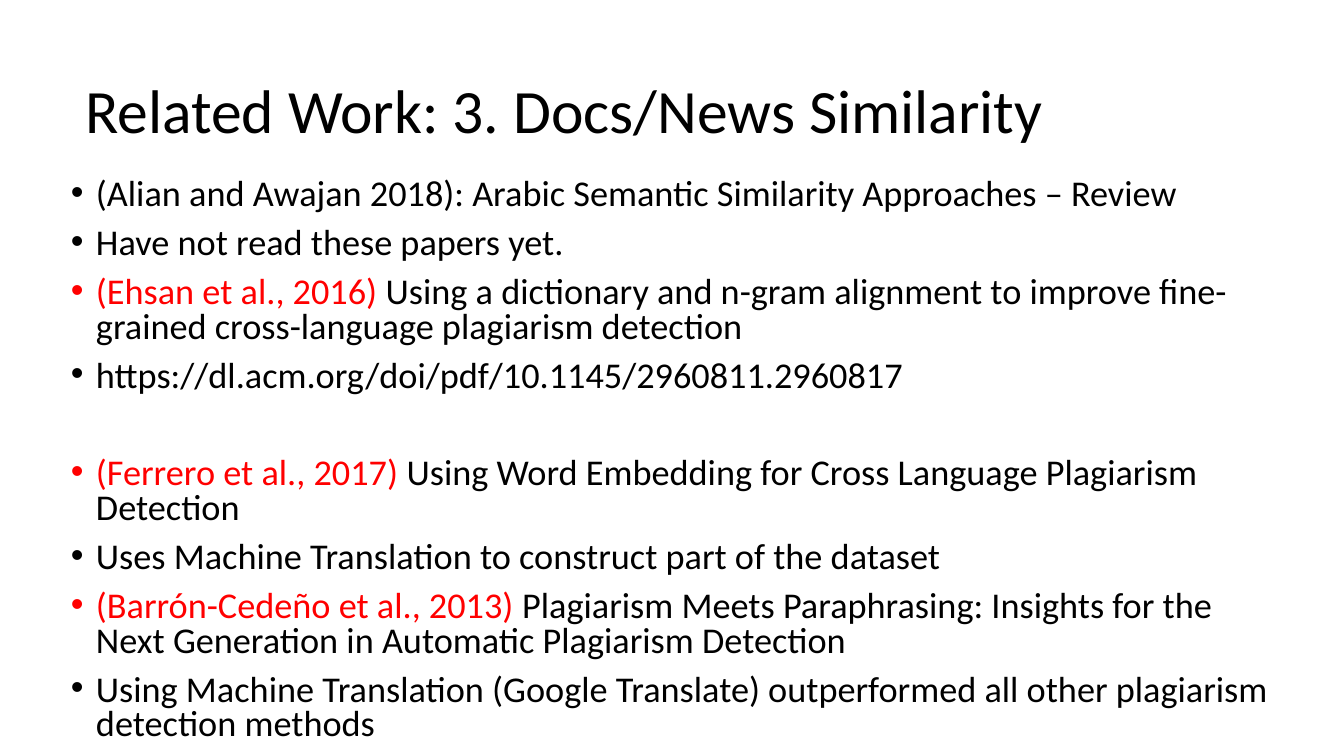
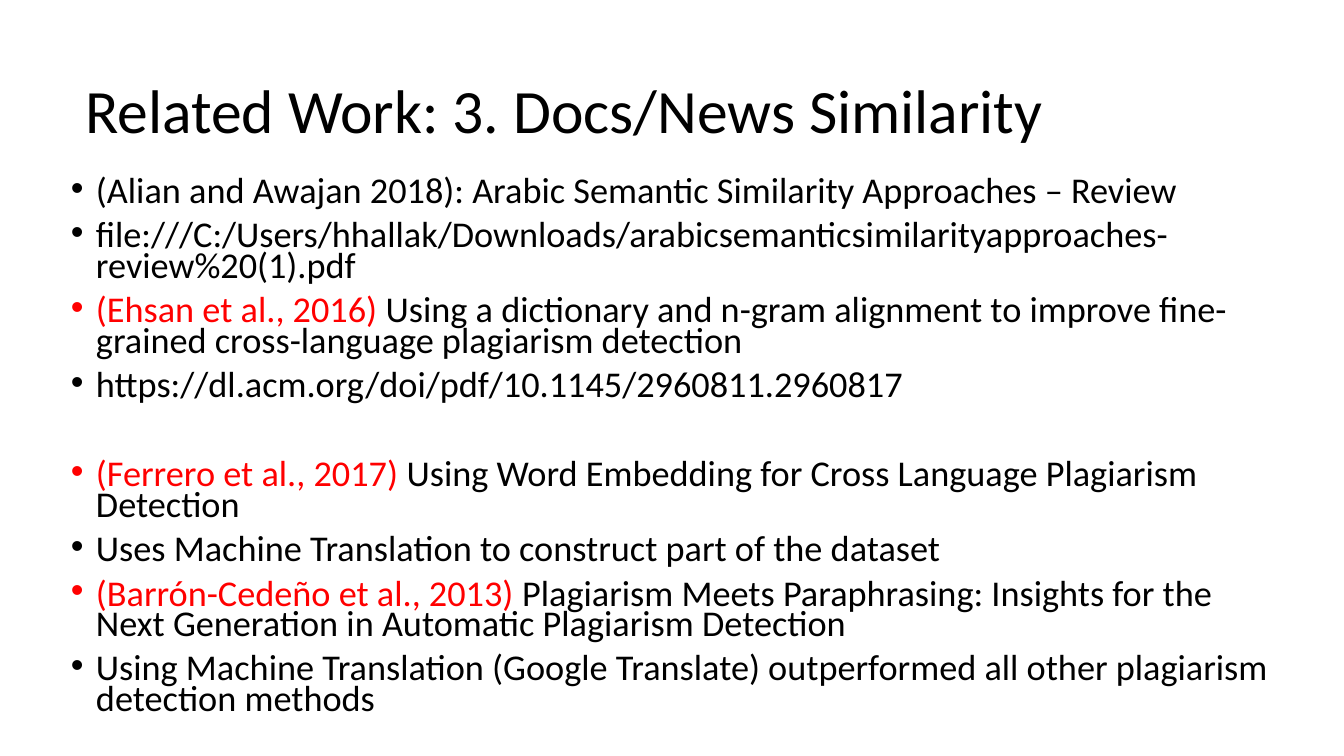
Before and after one commit to HussamHallak/TPDL2022, a slide deck: slide 17 of TPDL 2022 Paper Updates.pptx (slide 16 before the commit). Drawn at 1344x756 pixels with LibreOffice and Linux fonts; fonts in the diff are those of the drawing. Boxes give left, top, right and bottom in pixels: in the first picture for what was removed or moved away, otherwise in the second. Text is boxed around its words. In the diff, an @@ line names an element or a change of style, - is before the commit and + after.

```diff
--- a/TPDL 2022 Paper Updates.pptx
+++ b/TPDL 2022 Paper Updates.pptx
@@ text at box(96, 176, 1268, 712): line spacing 0.8 to 0.7 @@
@@ text at box(96, 221, 1168, 284): text changed @@
-• Have not read these papers yet.
+• file:///C:/Users/hhallak/Downloads/arabicsemanticsimilarityapproaches-review%20(1).pdf
```
Also in this commit, not shown: 5 other slides changed, 6 slides added.
